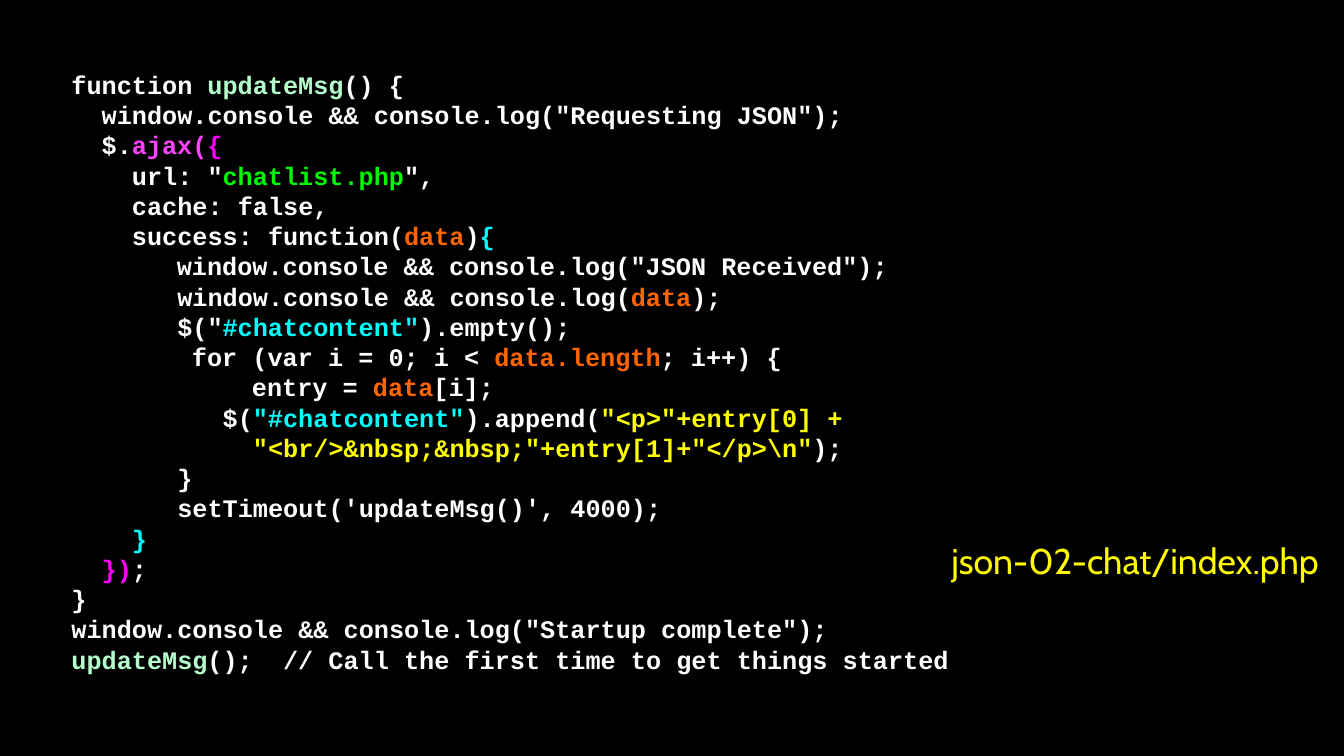
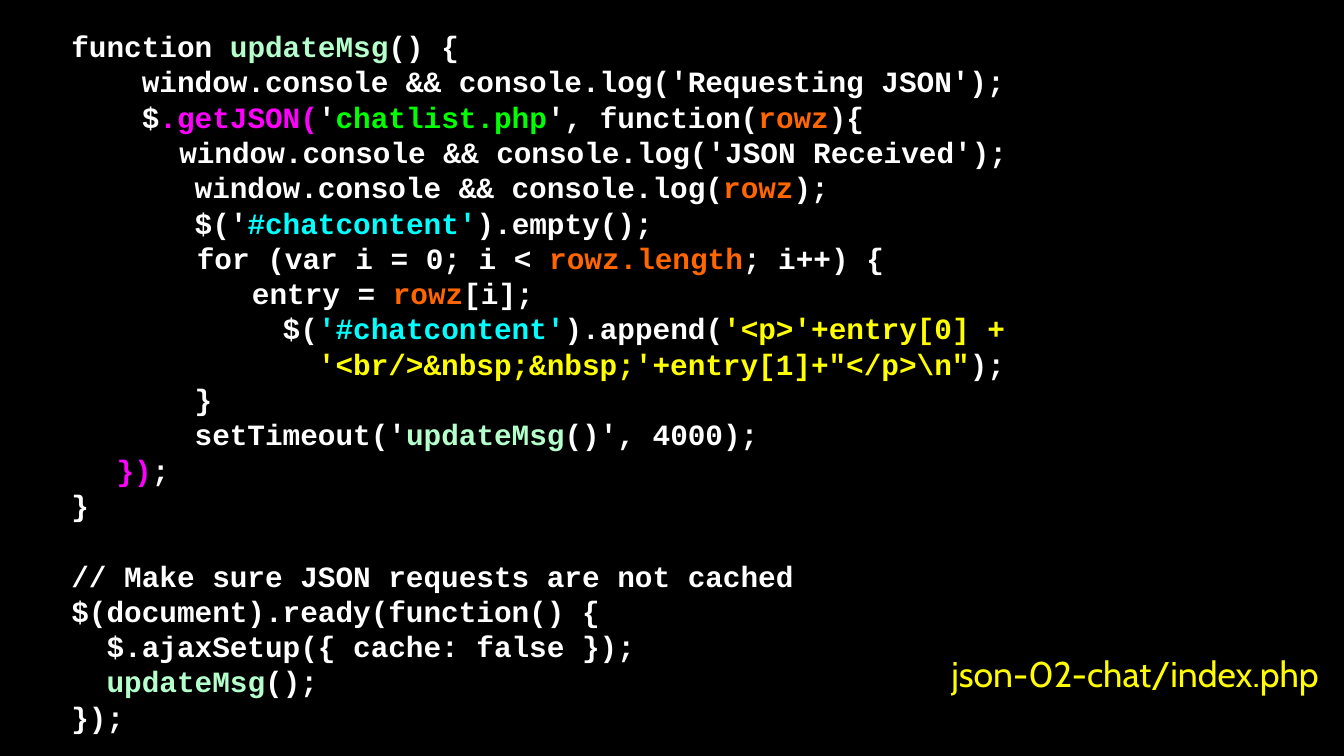
Before and after one commit to csev/wa4e, a slide deck: slide 11 of lectures/JS-04-JSON.ppt. Drawn at 1344x756 pixels with LibreOffice and Linux fonts; fonts in the diff are those of the drawing. Boxes give left, top, right and bottom in pixels: in the first picture for what was removed or moved away, otherwise in the second. Text is boxed around its words. In the diff, an @@ line names an element or a change of style, - is before the commit and + after.

Commit message:
Change the JSON example.

```diff
--- a/lectures/JS-04-JSON.ppt
+++ b/lectures/JS-04-JSON.ppt
@@ text in free at box(67, 25, 1250, 737): paragraph removed @@
-}
@@ free "function updateMsg() {": place and size @@
-free "function updateMsg() {" at box(67, 0, 1250, 750)
+free "function updateMsg() {" at box(67, 25, 1250, 737)
@@ text in free at box(71, 36, 759, 452): size 24 to 28 pt in "function updateMsg() {", "}", "setTimeout('updateMsg()', 4000);", "});" and 1 more places; text colour #FFFFFF to #B4FFCC in "setTimeout('updateMsg()'," @@
@@ text in free at box(142, 71, 1007, 381): text changed; size 24 to 28 pt @@
-window.console && console.log("Requesting JSON");
-$.ajax({
-url: "chatlist.php",
-cache: false,
-success: function(data){
-window.console && console.log("JSON Received");
-window.console && console.log(data);
-$("#chatcontent").empty();
-for (var i = 0; i < data.length; i++) {
-entry = data[i];
-$("#chatcontent").append("<p>"+entry[0] +
-"<br/>&nbsp;&nbsp;"+entry[1]+"</p>\n");
+window.console && console.log('Requesting JSON');
+$.getJSON('chatlist.php', function(rowz){
+window.console && console.log('JSON Received');
+window.console && console.log(rowz);
+$('#chatcontent').empty();
+for (var i = 0; i < rowz.length; i++) {
+entry = rowz[i];
+$('#chatcontent').append('<p>'+entry[0] +
+'<br/>&nbsp;&nbsp;'+entry[1]+"</p>\n");
@@ text in free at box(71, 566, 794, 699): text changed; size 24 to 28 pt @@
-window.console && console.log("Startup complete");
-updateMsg(); // Call the first time to get things started
+// Make sure JSON requests are not cached
+$(document).ready(function() {
+$.ajaxSetup({ cache: false });
+updateMsg();
+});
@@ free "json-02-chat/index.php": place and size @@
-free "json-02-chat/index.php" at box(937, 535, 1334, 584)
+free "json-02-chat/index.php" at box(937, 649, 1334, 698)
```
Also in this commit, not shown: 1 other slide changed, 1 other file.
